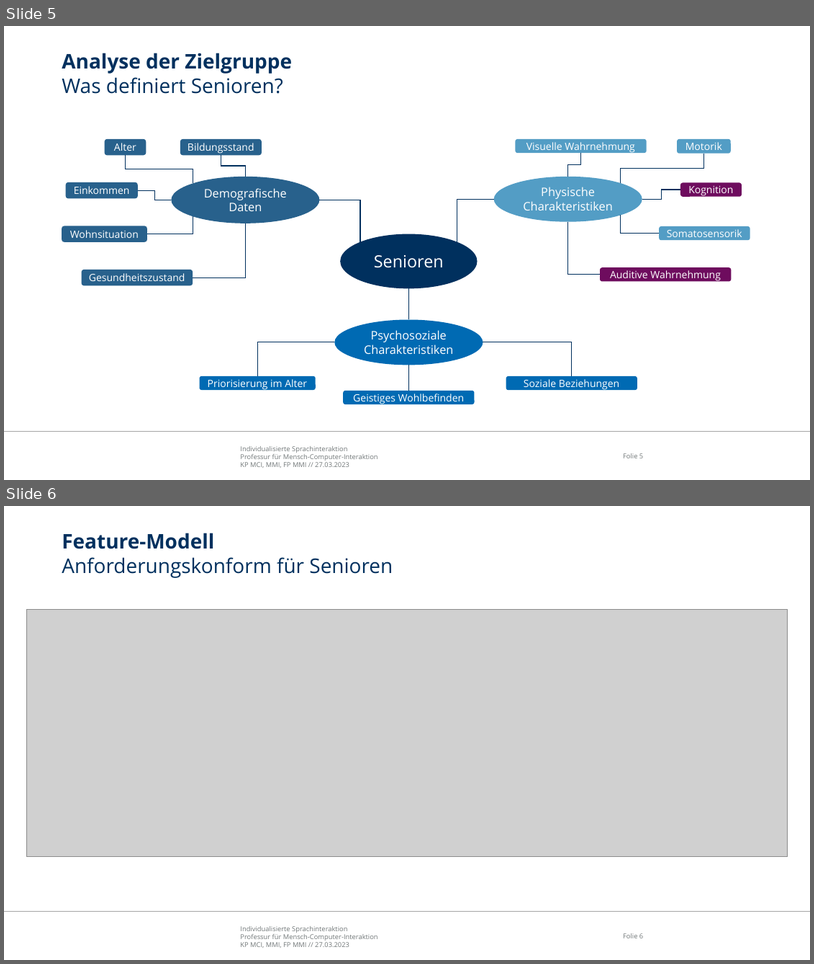
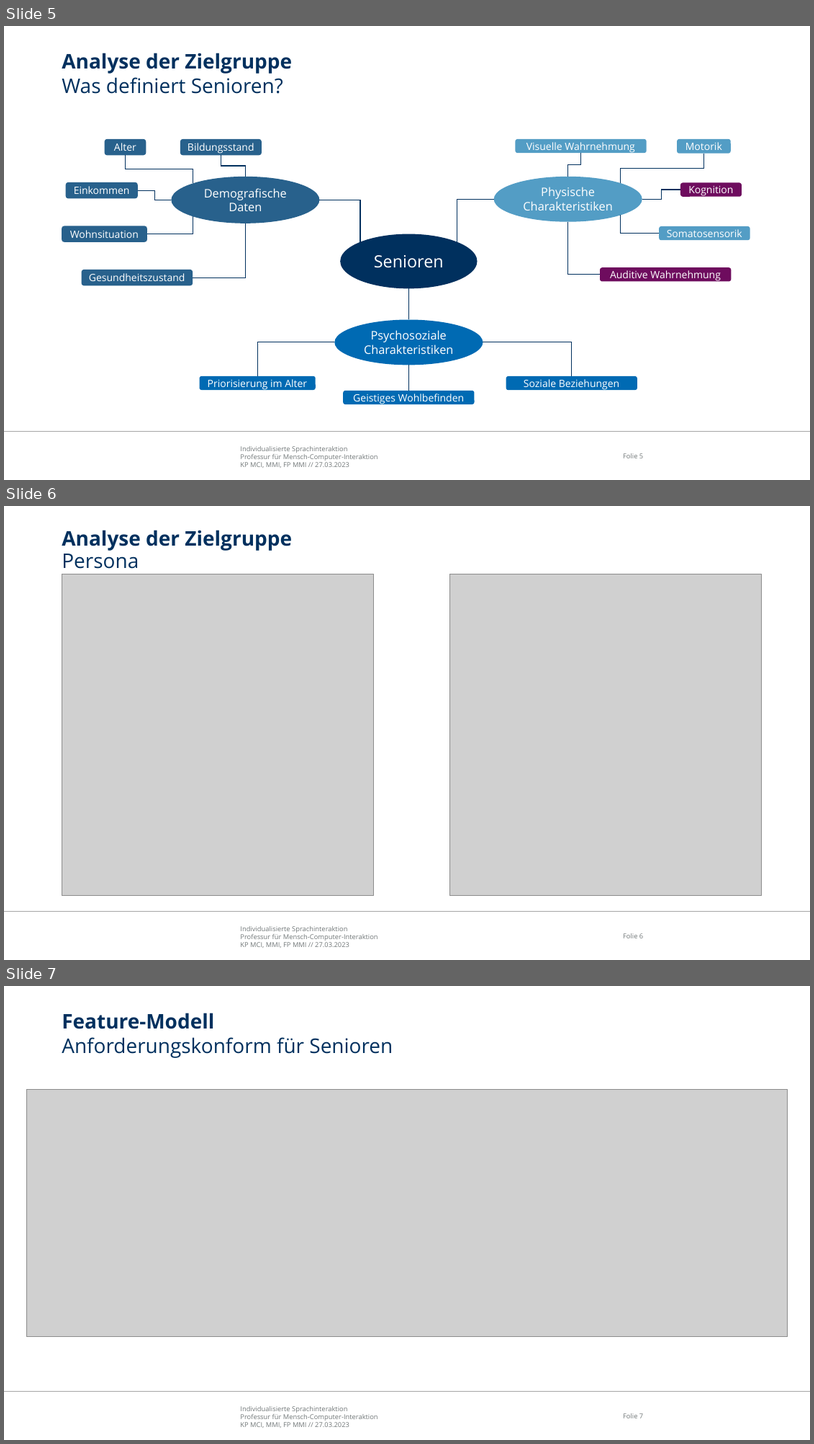
Before and after one commit to EmelieRadziwill/MCI_Sprachinteraktion, a slide deck: Dokumentation/Abschlusspräsentation.pptx. Shown one above the other, each under a label of ours: slides 5 and 6 before the commit, slides 5, 6 and 7 after it. The pictures are 814x964 and 814x1444 pixels, drawn with LibreOffice and Linux fonts; fonts in the diff are those of the drawing; grey boxes stand for pictures; background and template pictures are left out. Boxes give left, top, right and bottom in pixels: in the first picture for what was removed or moved away, otherwise in the second. Text is boxed around its words. In the diff, an @@ line names an element or a change of style, - is before the commit and + after.

```diff
--- a/Dokumentation/Abschlusspräsentation.pptx
+++ b/Dokumentation/Abschlusspräsentation.pptx
@@ slide 6 added at (x1=4, y1=506, x2=810, y2=960), background #FFFFFF; not listed: 3 template elements that a slide beside it also shows @@
@@ title added at (x1=62, y1=530, x2=292, y2=569), 24 pt, text #00305E, bold @@
+Analyse der Zielgruppe
+Persona
@@ picture added at (x1=62, y1=574, x2=373, y2=896) @@
@@ picture added at (x1=450, y1=574, x2=762, y2=896) @@
@@ what was slide 6 is now slide 7 @@
@@ page number at (x1=623, y1=1413, x2=643, y2=1418): text changed @@
-Folie 6
+Folie 7
```
Also in this commit, not shown: 2 slides changed, 2 other slides added.
